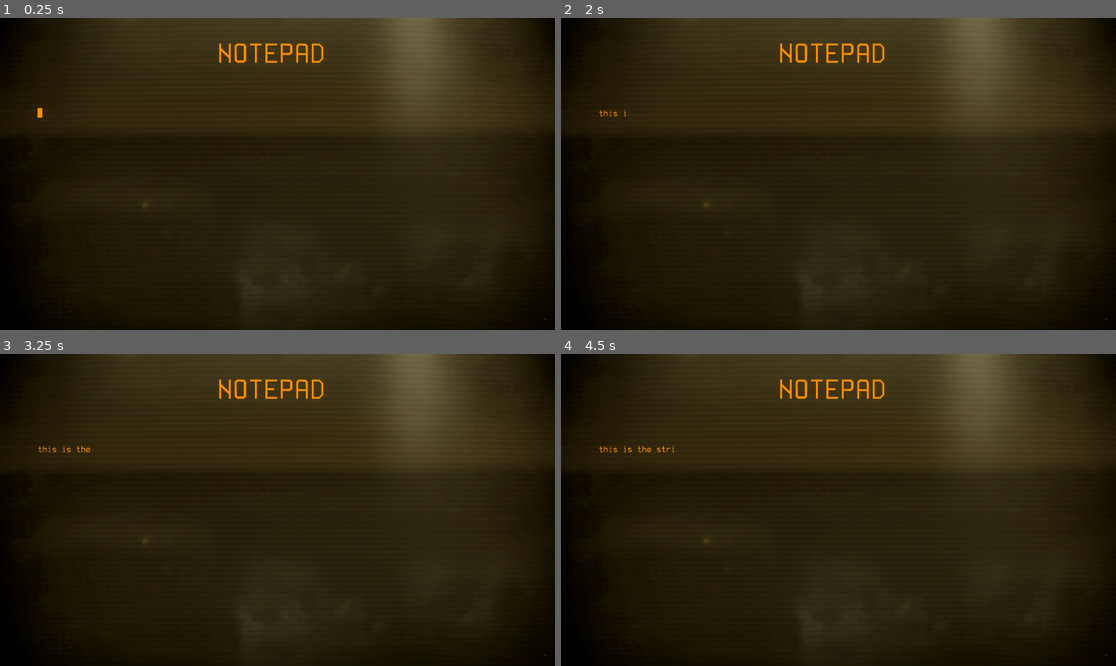
Above: before the commit, frames 1-4 (two rows, left to right).
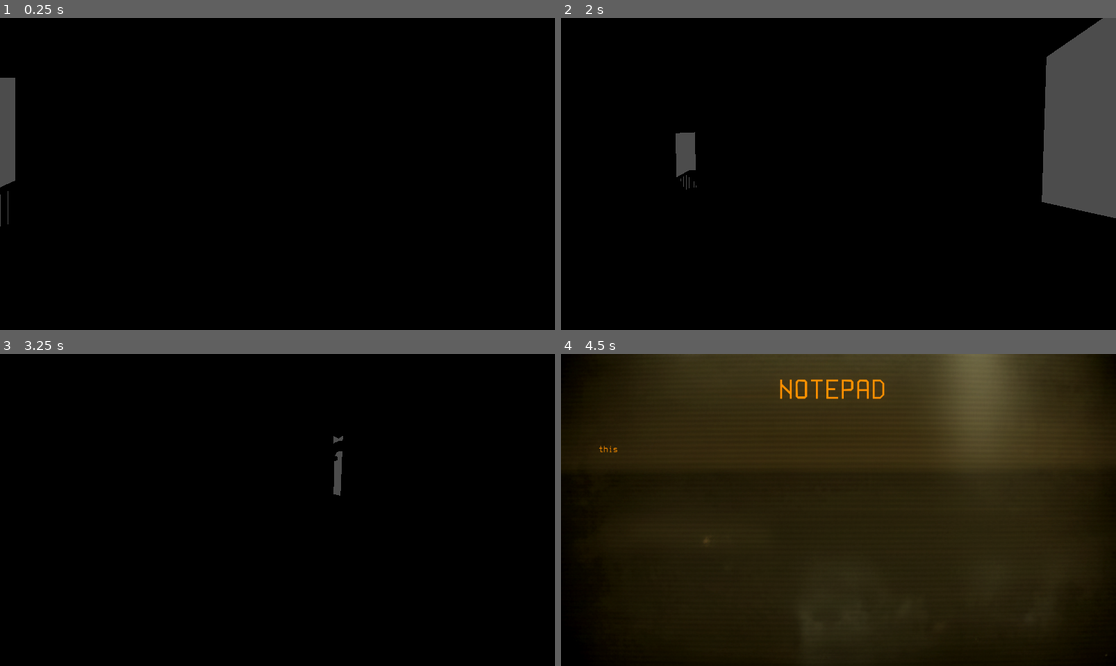
Above: after the commit, the same moments.

Repository: oneshot-death/3d-school-game
Game: Godot game, scene res://Assets/House/house_small_inherited.tscn
Two runs of this game, one before a commit and one after it. Both use one fixed random seed, a clock stepped at 60 frames per second and the inputs below. Before the commit the project starts from res://Levels/pc_level.tscn.
Inputs (mouse positions are in pixels of both pictures, inside the frame that each line leads up to):
- Up to frame 1 (0.25 s): no input
- Up to frame 2 (2 s): tap Enter (ui_accept) at 0.5, 0.77, 1.52 s; move the mouse to (960, 158) at 0.52 s; hold D (move_right) 0.53-1.28 s; tap E (interaction, bound only after the commit) at 0.6, 1.35 s; move the mouse to (727, 189) at 1.27 s; hold S (move_backward) from 1.28 s (still down)
- Up to frame 3 (3.25 s): move the mouse to (333, 441) at 2.02 s; release S (move_backward) at 2.03 s; hold D (move_right) 2.03-2.78 s; tap E (interaction, bound only after the commit) at 2.1, 2.85 s; tap Enter (ui_accept) at 2.75, 3.02 s; move the mouse to (249, 572) at 2.77 s; hold W (move_forward) from 2.78 s (still down)
- Up to frame 4 (4.5 s): move the mouse to (1005, 556) at 3.52 s; release W (move_forward) at 3.53 s; hold A (move_left) from 3.53 s (still down); tap E (interaction, bound only after the commit) at 3.6, 4.35 s; tap Enter (ui_accept) at 3.77, 4.25 s; move the mouse to (672, 463) at 4.27 s

The runs differ from the first frame. In frame 1, 87% of the frame differs, in the area x 0-100%, y 0-100%; in frame 2, 87%; in frame 3, 86%; in frame 4, less than 0.1%.

Commit message:
added pc interaction with E

Diff:
--- /dev/null
+++ b/Assets/PC/pc_interaction.gd
@@ -0,0 +1,16 @@
+extends Node3D
+
+@export var textrange:=1
+
+var player
+
+func _ready() -> void:
+	player = get_tree().get_first_node_in_group("player")
+
+# Called every frame. 'delta' is the elapsed time since the previous frame.
+func _process(_delta: float) -> void:
+	var distance = global_position.distance_to(player.global_position)
+
+	if distance <=textrange:
+		if Input.is_action_just_pressed("interaction"):
+			get_tree().change_scene_to_file("res://Levels/pc_level.tscn")
--- a/Assets/PC/pc_interaction.tscn
+++ b/Assets/PC/pc_interaction.tscn
@@ -1,6 +1,7 @@
-[gd_scene load_steps=6 format=3 uid="uid://solgjha5mwp5"]
+[gd_scene load_steps=7 format=3 uid="uid://solgjha5mwp5"]
 
 [ext_resource type="PackedScene" uid="uid://6fkc1be6asb7" path="res://Assets/Table/Desk.fbx" id="1_dbhih"]
+[ext_resource type="Script" uid="uid://cn7ondow5086l" path="res://Assets/PC/pc_interaction.gd" id="1_qvnbw"]
 [ext_resource type="PackedScene" uid="uid://crv5kdull6stv" path="res://Assets/PC/Pc.fbx" id="2_i7c5q"]
 [ext_resource type="PackedScene" uid="uid://ctv0smgqkw3yi" path="res://Assets/PC/Monitor.fbx" id="3_br7jx"]
 [ext_resource type="PackedScene" uid="uid://dme6eq0mrqmc0" path="res://Assets/PC/Keyboard.fbx" id="4_br7jx"]
@@ -9,6 +10,8 @@
 data = PackedVector3Array(-0.0642, -0.0121, 0.015199999, 0.0295, -0.0121, 0.015199999, 0.0295, -0.0121, 0.0138, 0.0295, …(38013 unchanged characters)…
 
 [node name="PCinteraction" type="Node3D"]
+script = ExtResource("1_qvnbw")
+textrange = 2
 
 [node name="Desk" parent="." instance=ExtResource("1_dbhih")]
 
--- a/Levels/pc_level.gd
+++ b/Levels/pc_level.gd
@@ -23,6 +23,10 @@
 			notepad.text=random.substr(0,string_length)
 			#notepad.text=notepad.text+"█"
 
+func _process(_delta: float) -> void:
+	if Input.is_action_just_pressed("exit"):
+		get_tree().change_scene_to_file("res://Assets/House/house_small_inherited.tscn")
+
 
 func _on_cooldown_timeout() -> void:
 	string_update=true
--- a/Player/player.tscn
+++ b/Player/player.tscn
@@ -6,7 +6,7 @@
 
 [sub_resource type="CapsuleShape3D" id="CapsuleShape3D_l8h54"]
 
-[node name="Player" type="CharacterBody3D"]
+[node name="Player" type="CharacterBody3D" groups=["player"]]
 script = ExtResource("1_l8h54")
 
 [node name="MeshInstance3D" type="MeshInstance3D" parent="."]
--- a/project.godot
+++ b/project.godot
@@ -11,7 +11,7 @@
 [application]
 
 config/name="school_game"
-run/main_scene="uid://b4iul5wlqyhp1"
+run/main_scene="uid://cmr6gx04nernq"
 config/features=PackedStringArray("4.5", "Forward Plus")
 config/icon="res://icon.svg"
 
@@ -45,6 +45,16 @@
 , Object(InputEventKey,"resource_local_to_scene":false,"resource_name":"","device":-1,"window_id":0,"alt_pressed":false …(186 unchanged characters)…
 ]
 }
+interaction={
+"deadzone": 0.2,
+"events": [Object(InputEventKey,"resource_local_to_scene":false,"resource_name":"","device":-1,"window_id":0,"alt_pressed":false,"shift_pressed":false,"ctrl_pressed":false,"meta_pressed":false,"pressed":false,"keycode":0,"physical_keycode":69,"key_label":0,"unicode":101,"location":0,"echo":false,"script":null)
+]
+}
+exit={
+"deadzone": 0.2,
+"events": [Object(InputEventKey,"resource_local_to_scene":false,"resource_name":"","device":-1,"window_id":0,"alt_pressed":false,"shift_pressed":false,"ctrl_pressed":false,"meta_pressed":false,"pressed":false,"keycode":0,"physical_keycode":4194305,"key_label":0,"unicode":0,"location":0,"echo":false,"script":null)
+]
+}
 
 [rendering]
 
Not shown, added: Assets/PC/pc_interaction.gd.uid
